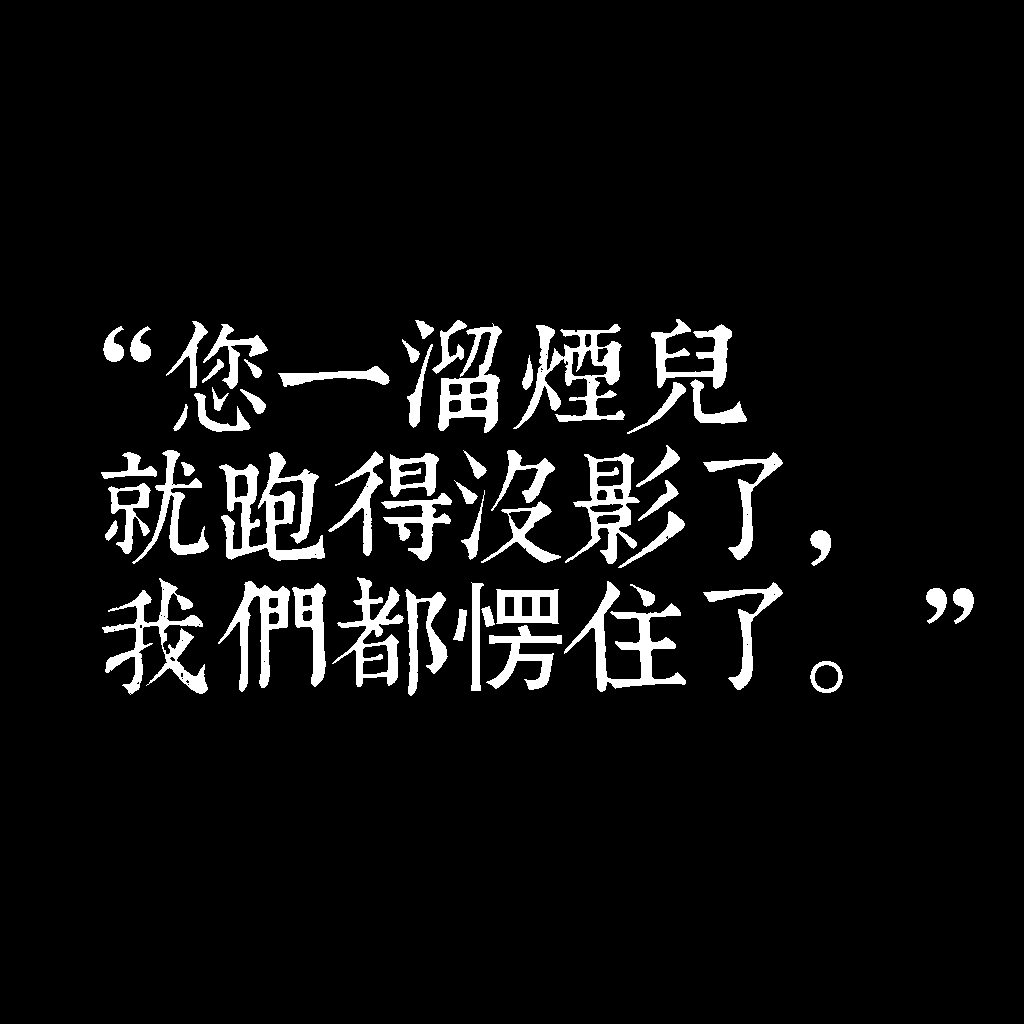
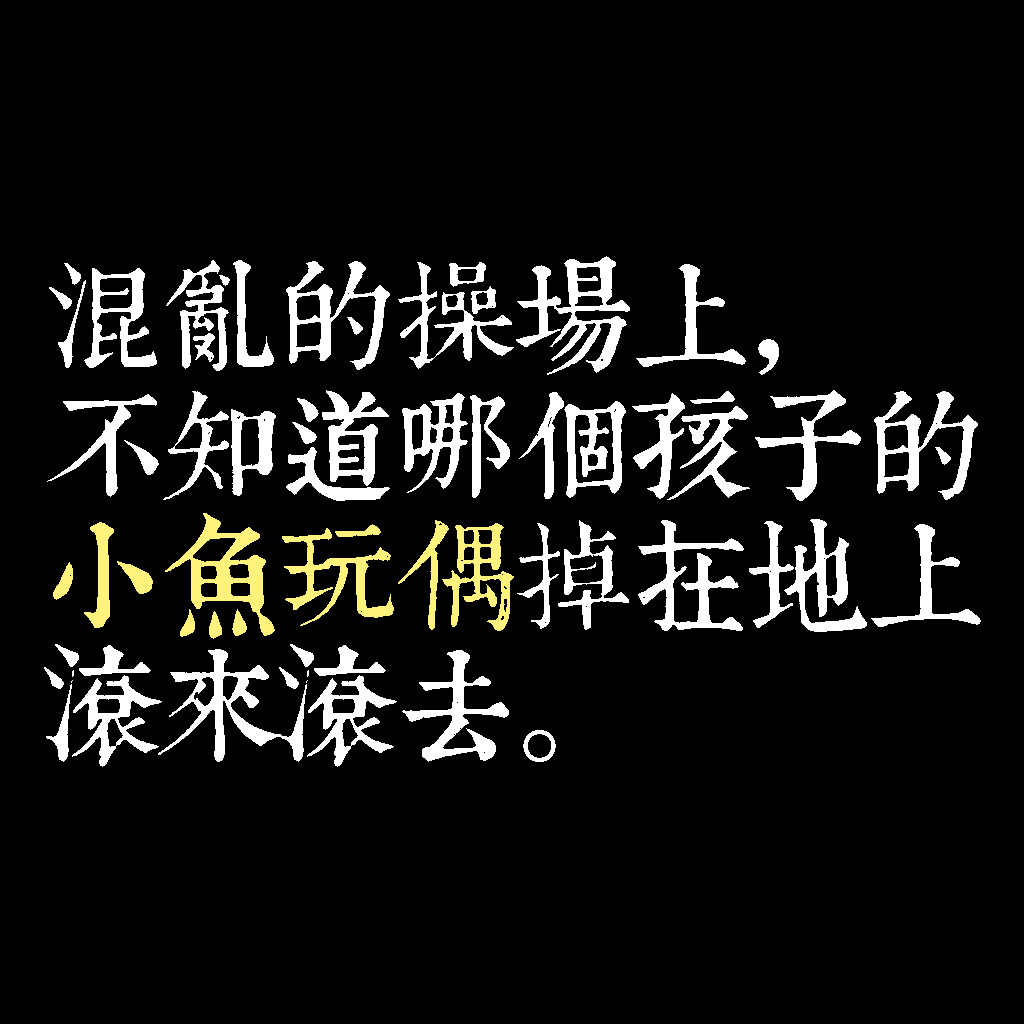
Layer changes from the first 1024x1024 image to the second:
renamed "“您一溜煙兒 就跑得沒影了， 我們都愣住了。”" to "混亂的操場上， 不知道哪個孩子的 小魚玩偶掉在地上 滾來滾去。", painted on it over bbox(44, 256, 981, 767)
